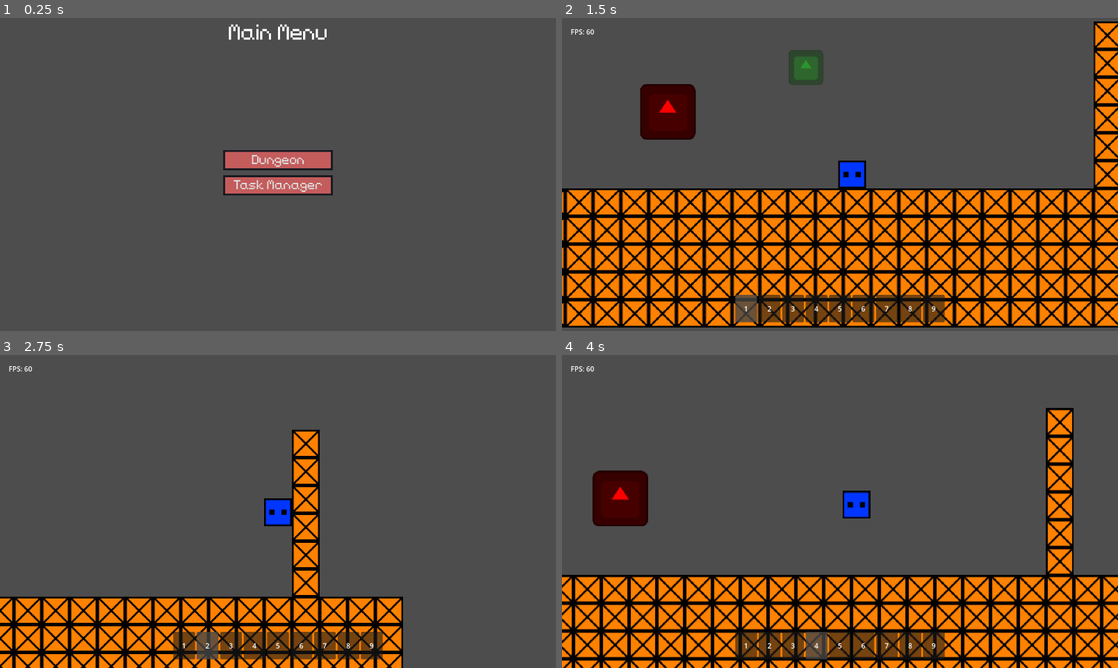
Above: before the commit, frames 1-4 (two rows, left to right).
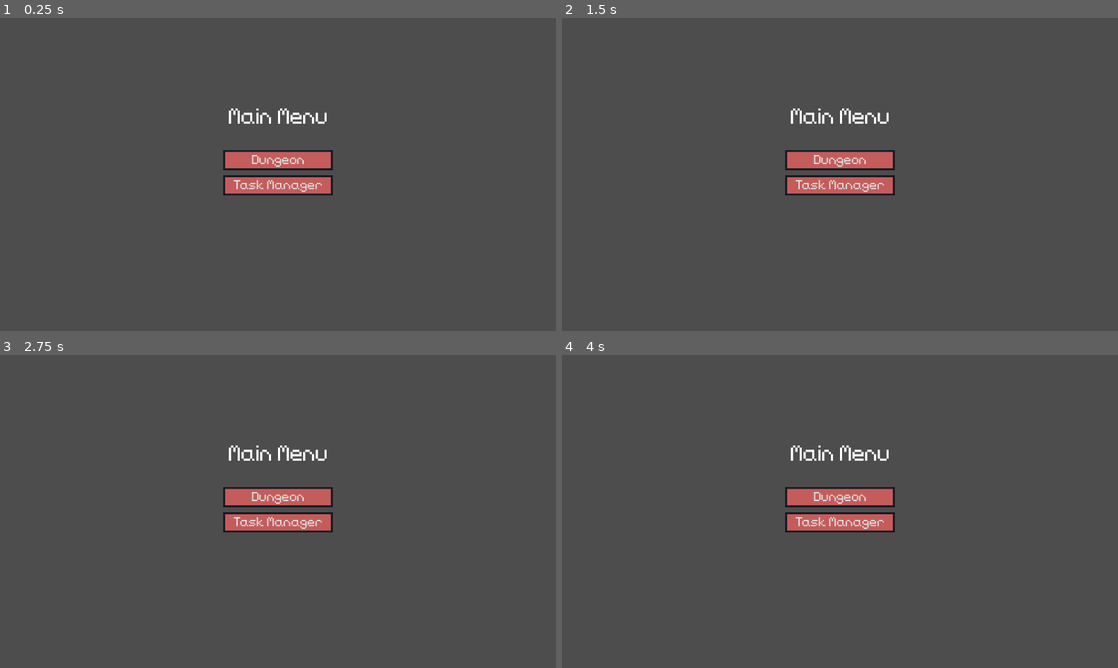
Above: after the commit, the same moments.

Repository: TheHumanMRP/RPG-Life-Tracker
Game: Godot game, scene res://Folders/Systems/Main/Scenes/main_scene.tscn
The game is run twice, just before and just after one commit, with the same random seed, the same clock (stepped at 60 frames per second) and the same inputs. The engine's default icon, where the game draws it, is replaced by a stand-in: a white triangle on a blue panel in a dark square.
Inputs (mouse positions are in pixels of both pictures, inside the frame that each line leads up to):
- Up to frame 1 (0.25 s): no input
- Up to frame 2 (1.5 s): click "Dungeon" at 0.5 s; move the mouse to (745, 309) at 1.27 s; hold D (move_right) from 1.28 s (still down); tap T (add_test_sword) at 1.35 s; click (745, 309) at 1.42 s
- Up to frame 3 (2.75 s): keep holding D (move_right); tap Space (jump) at 1.52, 2.27 s; move the mouse to (205, 646) at 2.02 s; tap E (equip_item) at 2.1 s; click (205, 646) at 2.17 s
- Up to frame 4 (4 s): move the mouse to (795, 646) at 2.77 s; release D (move_right) at 2.78 s; hold A (move_left) 2.78-3.53 s; tap T (add_test_sword) at 2.85 s; click (795, 646) at 2.92 s; move the mouse to (817, 646) at 3.52 s; hold D (move_right) from 3.53 s (still down); tap E (equip_item) at 3.6 s; click (817, 646) at 3.67 s; tap Space (jump) at 3.77 s

The runs differ from the first frame. In frame 1, 0.6% of the frame differs, in the area x 41-59%, y 2-34%; in frame 2, 52%, in the area x 0-100%, y 1-99%; in frame 3, 21%; in frame 4, 37%.
Error before the commit: Invalid access to property or key 'info_getter' on a base object of type 'Node (global.gd)'. (res://Folders/Systems/Inventory_System/Scripts/Inventory/all_glob…
Error after the commit: Parse Error: Identifier "dungeon_button" not declared in the current scope. (res://Folders/Systems/Main/Scripts/main_menu.gd:19)

Commit message:
Auto commit at 2026-09-21 20:07:47

Diff:
--- a/Folders/Systems/Main/Scenes/main_menu.tscn
+++ b/Folders/Systems/Main/Scenes/main_menu.tscn
@@ -8,13 +8,17 @@
 
 [node name="Main_Menu_Label" type="Label" parent="." unique_id=846517829]
 unique_name_in_owner = true
-anchors_preset = 5
+anchors_preset = 8
 anchor_left = 0.5
+anchor_top = 0.5
 anchor_right = 0.5
+anchor_bottom = 0.5
 offset_left = -556.0
+offset_top = -167.0
 offset_right = 556.0
-offset_bottom = 69.0
+offset_bottom = -98.0
 grow_horizontal = 2
+grow_vertical = 2
 offset_transform_enabled = true
 offset_transform_position = Vector2(0, 10)
 offset_transform_visual_only = false
--- a/Folders/Systems/Main/Scripts/main_menu.gd
+++ b/Folders/Systems/Main/Scripts/main_menu.gd
@@ -1,7 +1,7 @@
 extends CanvasLayer
 
 @onready var main_menu_label: Label = $%Main_Menu_Label
-@onready var dungeon_button: Button = $%Dungoen_Button
+@onready var dungeon_selection_menu_button: Button = $%Dungoen
 @onready var task_manager_button: Button = $%Task_Manager_Button
 
 func _init() -> void:
